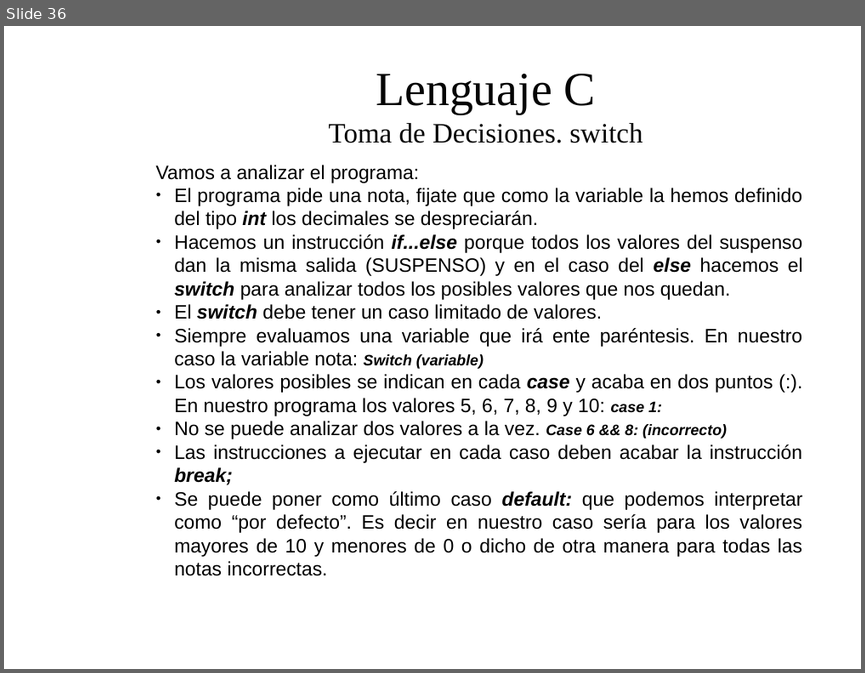
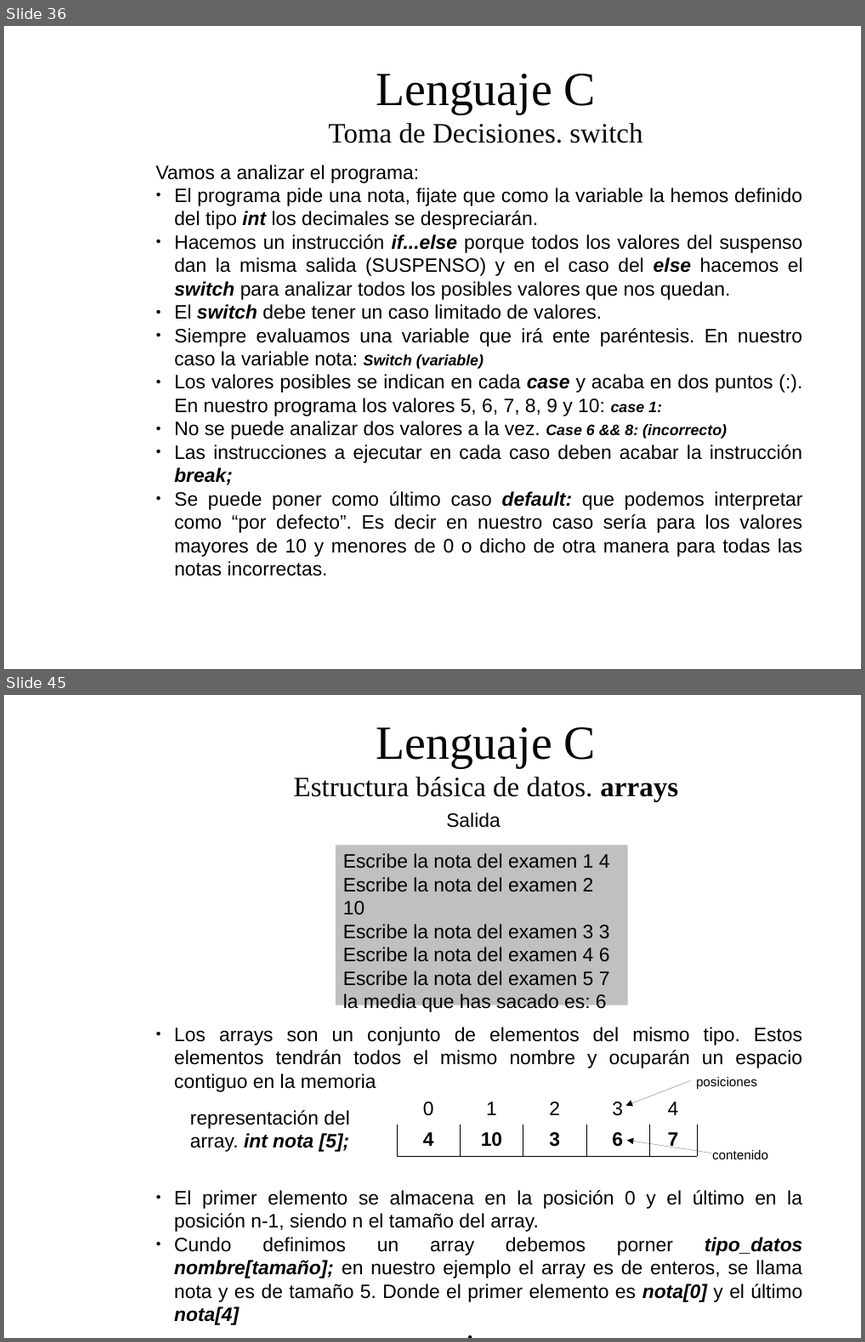
Before and after one commit to dolpo04/2bach, a slide deck: unidades/01_introduccion_a_la_programacion/presentacion/Tema1: Introduccion a la programacion.odp. Shown one above the other, each under a label of ours: slide 36 before the commit, slides 36 and 45 after it; the slides between them are not shown. The pictures are 865x673 and 865x1342 pixels, drawn with LibreOffice and Linux fonts; fonts in the diff are those of the drawing; background and template pictures are left out. Boxes give left, top, right and bottom in pixels: in the first picture for what was removed or moved away, otherwise in the second. Text is boxed around its words. In the diff, an @@ line names an element or a change of style, - is before the commit and + after.

```diff
--- a/unidades/01_introduccion_a_la_programacion/presentacion/Tema1: Introduccion a la programacion.odp
+++ b/unidades/01_introduccion_a_la_programacion/presentacion/Tema1: Introduccion a la programacion.odp
@@ slide 45 added at bbox=[4, 695, 861, 1338], background picture (left out) @@
@@ title added at bbox=[294, 727, 678, 802], 26 pt, text #050505 @@
+Lenguaje C
+Estructura básica de datos. arrays
@@ text added at bbox=[446, 812, 500, 828], 18 pt, text #000000 @@
+Salida
@@ rectangle added at bbox=[336, 845, 628, 1005], fill #C0C0C0, 18 pt, text #000000 @@
+Escribe la nota del examen 1 4
+Escribe la nota del examen 2 10
+Escribe la nota del examen 3 3
+Escribe la nota del examen 4 6
+Escribe la nota del examen 5 7
+la media que has sacado es: 6
@@ text added at bbox=[174, 1027, 802, 1325], 18 pt, text #000000 @@
+● Los arrays son un conjunto de elementos del mismo tipo. Estos elementos tendrán todos el mismo nombre y ocuparán un espacio contiguo en la memoria
+● El primer elemento se almacena en la posición 0 y el último en la posición n-1, siendo n el tamaño del array.
+● Cundo definimos un array debemos porner tipo_datos nombre[tamaño]; en nuestro ejemplo el array es de enteros, se llama nota y es de tamaño 5. Donde el primer elemento es nota[0] y el último nota[4]
@@ text added at bbox=[696, 1077, 757, 1089], 12 pt, text #000000 @@
+posiciones
@@ table added at bbox=[398, 1094, 698, 1153], 2 rows, 5 columns @@
+0 | 1 | 2 | 3 | 4
+4 | 10 | 3 | 6 | 7
@@ arrow added from (691, 1081) to (626, 1106), #000000 0 pt @@
@@ text added at bbox=[190, 1110, 350, 1151], 18 pt, text #000000 @@
+representación del array. int nota [5];
@@ arrow added from (711, 1153) to (627, 1140), #000000 0 pt @@
@@ text added at bbox=[712, 1150, 768, 1159], 12 pt, text #000000 @@
+contenido
```
Also in this commit, not shown: 13 slides changed, 11 other slides added, 1 other file.
